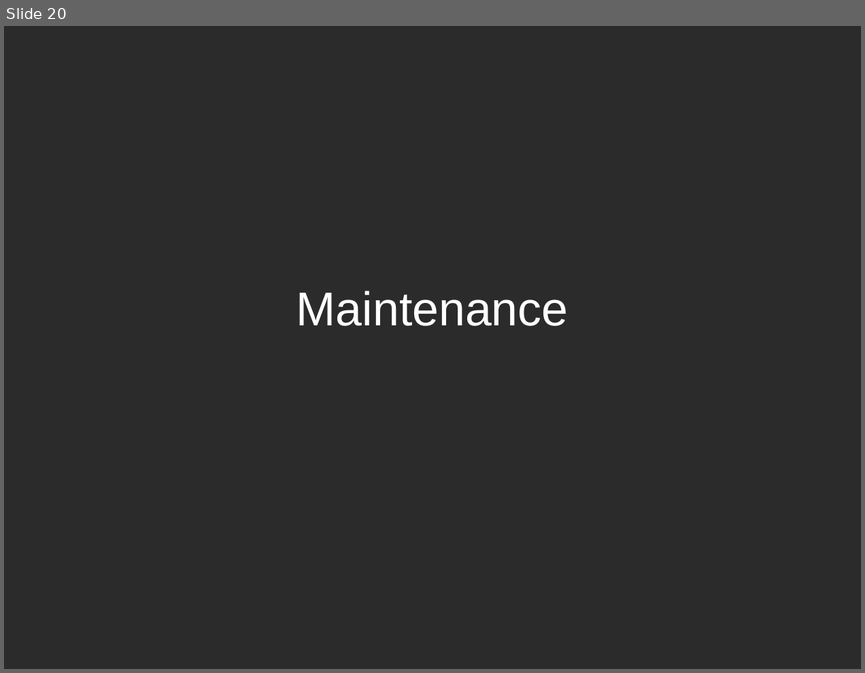
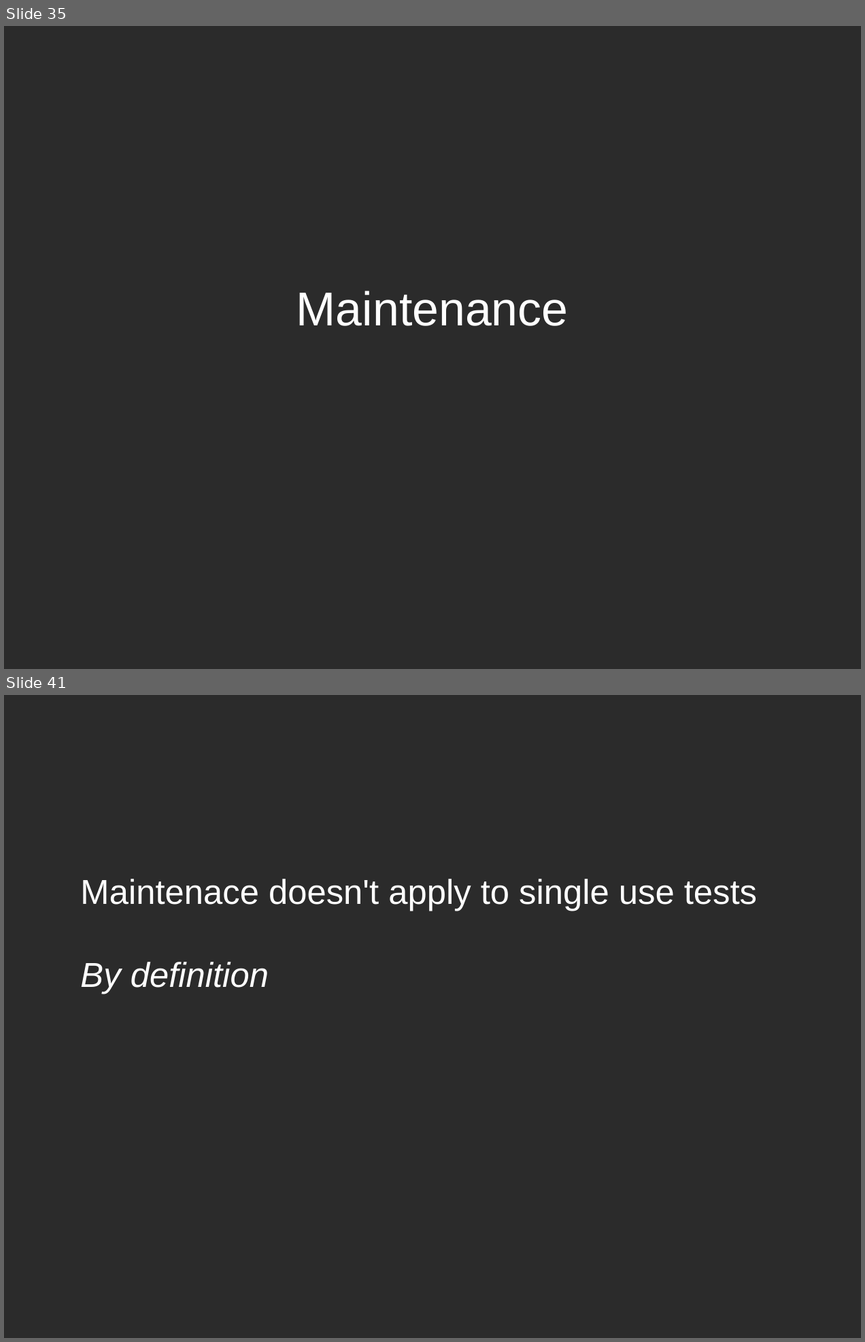
Before and after one commit to joshmgrant/blog-entries, a slide deck: smartbear/presentation.odp. Shown one above the other, each under a label of ours: slide 20 before the commit, slides 35 and 41 after it; the slides between them are not shown. The pictures are 865x673 and 865x1342 pixels, drawn with LibreOffice and Linux fonts; fonts in the diff are those of the drawing; background and template pictures are left out; a plain dark background stands for a picture behind light text. Boxes give left, top, right and bottom in pixels: in the first picture for what was removed or moved away, otherwise in the second. Text is boxed around its words. In the diff, an @@ line names an element or a change of style, - is before the commit and + after.

```diff
--- a/smartbear/presentation.odp
+++ b/smartbear/presentation.odp
@@ slide 41 added at [4, 695, 861, 1338], background picture (left out) @@
@@ subtitle added at [80, 879, 757, 994], 32 pt, text #FFFFFF @@
+Maintenace doesn't apply to single use tests
+By definition
@@ what was slide 20 is now slide 35 @@
```
Also in this commit, not shown: 26 other slides added.
